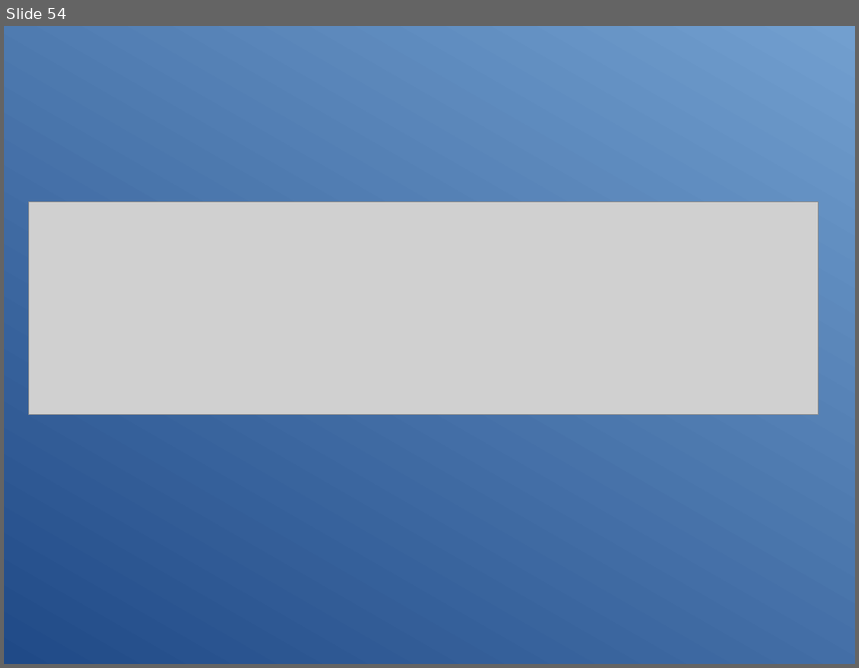
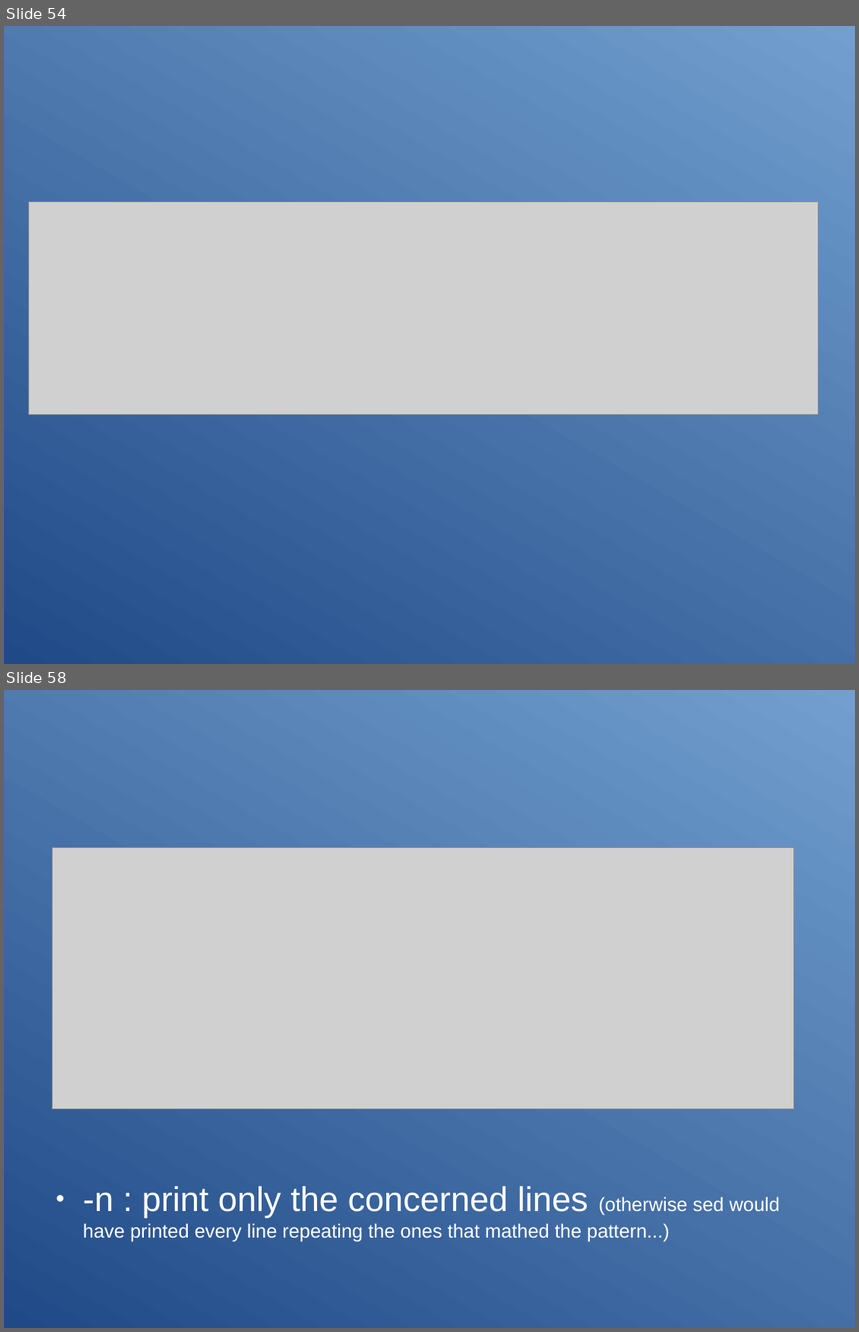
Before and after one commit to Clibre/An-introduction-to-bash, a slide deck: presentation.odp. Shown one above the other, each under a label of ours: slide 54 before the commit, slides 54 and 58 after it; the slides between them are not shown. The pictures are 859x668 and 859x1332 pixels, drawn with LibreOffice and Linux fonts; fonts in the diff are those of the drawing; grey boxes stand for pictures. Boxes give left, top, right and bottom in pixels: in the first picture for what was removed or moved away, otherwise in the second. Text is boxed around its words. In the diff, an @@ line names an element or a change of style, - is before the commit and + after.

```diff
--- a/presentation.odp
+++ b/presentation.odp
@@ slide 58 added at <box>4,690,855,1328</box>, background gradient #204A87 to #729FCF @@
@@ picture added at <box>53,848,795,1110</box> @@
@@ text added at <box>83,1186,780,1242</box>, 18 pt, text #FFFFFF @@
+● -n : print only the concerned lines (otherwise sed would have printed every line repeating the ones that mathed the pattern...)
```
Also in this commit, not shown: 2 slides changed, 6 other slides added, 5 other files.
